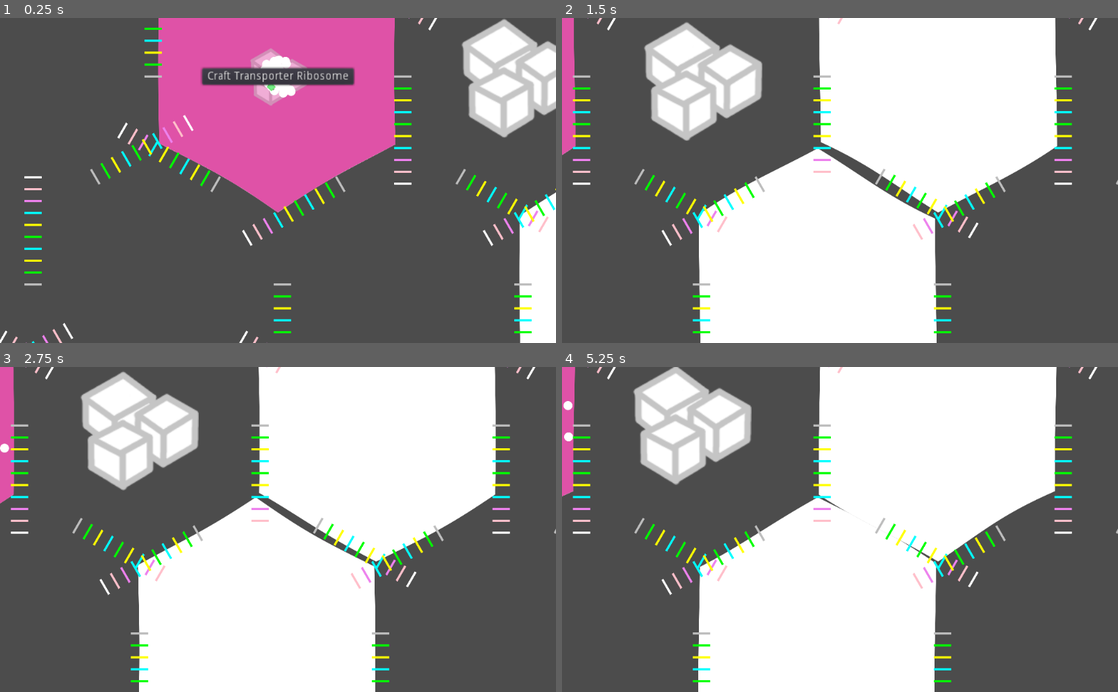
Above: before the commit, frames 1-4 (two rows, left to right).
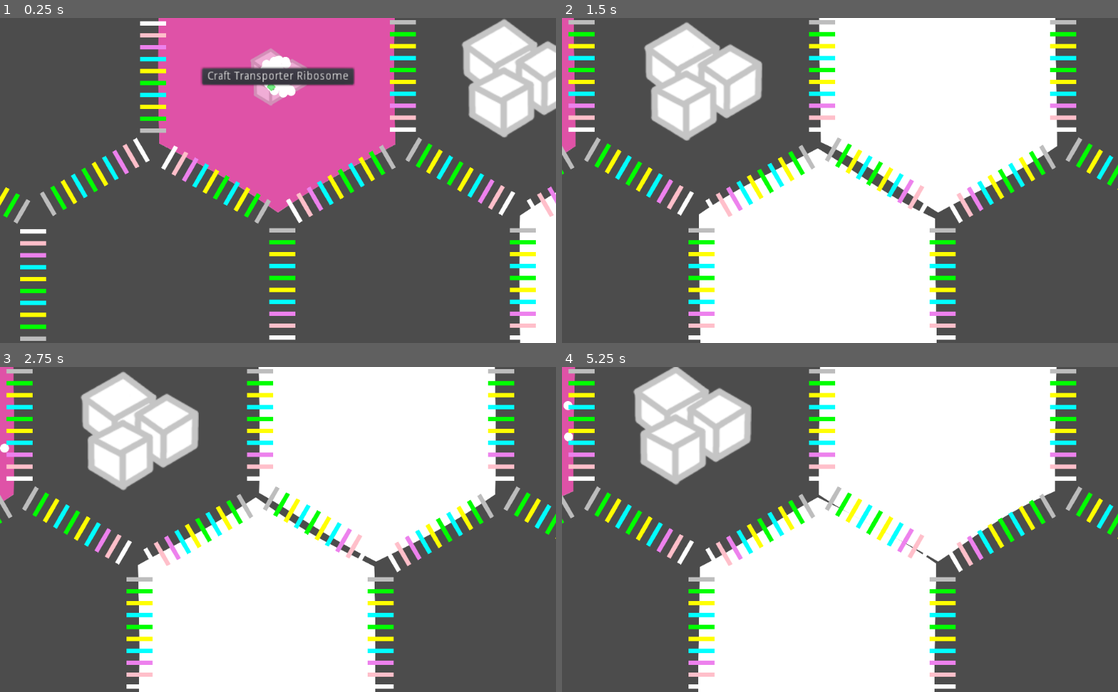
Above: after the commit, the same moments.

Repository: tobyp/hackathon2020
Game: Godot game, scene res://main.tscn
Same seed, same stepped clock (60 frames per second), same inputs: the game is played once before the commit and once after it.
Inputs (mouse positions are in pixels of both pictures, inside the frame that each line leads up to):
- Up to frame 1 (0.25 s): no input
- Up to frame 2 (1.5 s): tap Enter at 0.5 s; move the mouse to (962, 164) at 0.52 s; hold D 0.53-1.25 s; click (962, 164) at 0.67 s; drag from (728, 196) to (812, 245) at 1.27 s
- Up to frame 3 (2.75 s): click (16, 425) at 2.02 s
- Up to frame 4 (5.25 s): move the mouse to (895, 458) at 2.77 s; hold D 2.78-3.5 s; drag from (812, 594) to (673, 480) at 3.52 s; move the mouse to (1006, 578) at 4.27 s; hold A 4.28-5 s; drag from (673, 480) to (756, 448) at 5.02 s

The runs differ from the first frame. In frame 1, 8.8% of the frame differs, in the area x 0-100%, y 0-100%; in frame 2, 8.5%; in frame 3, 8.5%; in frame 4, 8.5%.

Commit message:
improve positioning of tunnels

Diff:
--- a/ui/ui.gd
+++ b/ui/ui.gd
@@ -34,7 +34,6 @@
 func _ready():
 	head_png = preload("res://ui/arrowhead.png")
 	shaft_png = preload("res://ui/arrowshaft.png")
-	# 	cell2.set_output_rule(Globals.ParticleType.PROTEIN_WHITE, cell4, true)
 
 	var possible_particle_types = [
 		[Globals.ParticleType.PROTEIN_WHITE, Color.gray],
@@ -53,12 +52,14 @@
 		var color = entry[1]
 		var state = _calculate_tunnel_state(particle_type, start_cell, end_cell)
 		tunnels.append(Tunnel.new(particle_type, color, state))
-
+	# for x in range(tunnels.size()):
 	for x in range(tunnels.size()):
 		var leftarrow = preload("res://ui/arrow.tscn").instance()
 		tunnels[x].leftarrow = leftarrow
 		leftarrow.modulate = Color(tunnels[x].color)
-		leftarrow.position.y += 44*x
+		leftarrow.position.y += 44*x - 200
+		leftarrow.scale.x = 2
+		leftarrow.scale.y = 2
 		add_child(leftarrow)
 		var leftarrow_texture = leftarrow.get_child(0) as TextureButton
 
@@ -75,8 +76,10 @@
 		rightarrow.rotation += 3.14159
 
 		rightarrow.position.x += 32
+		rightarrow.scale.x = 2
+		rightarrow.scale.y = 2
 
-		rightarrow.position.y += 44*x
+		rightarrow.position.y += 44*x - 200
 		add_child(rightarrow)
 		var rightarrow_texture = rightarrow.get_child(0) as TextureButton
 
